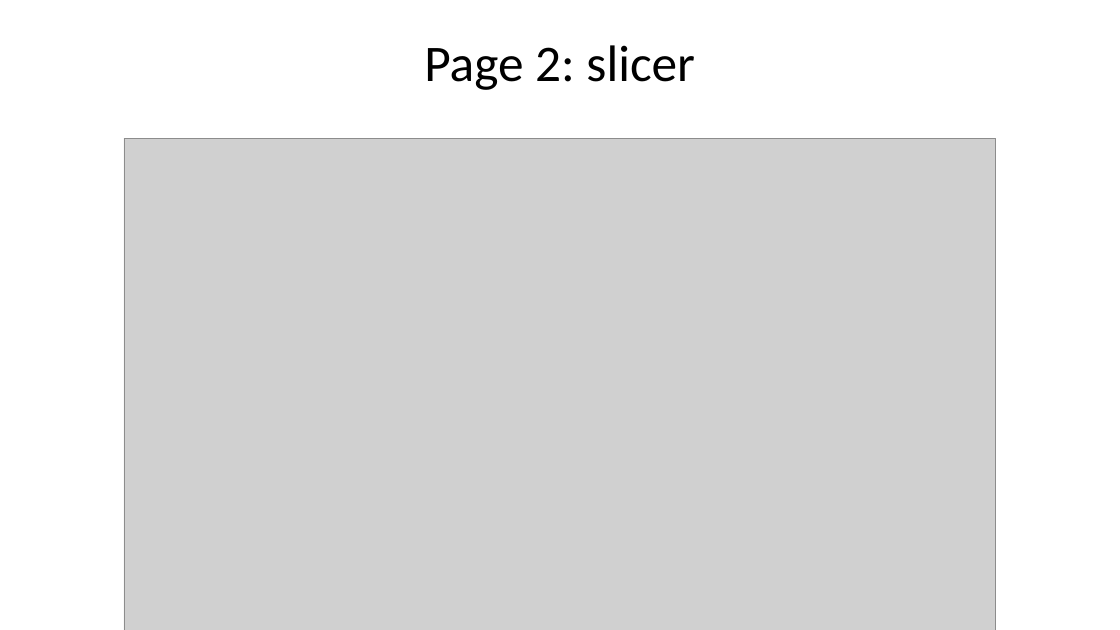
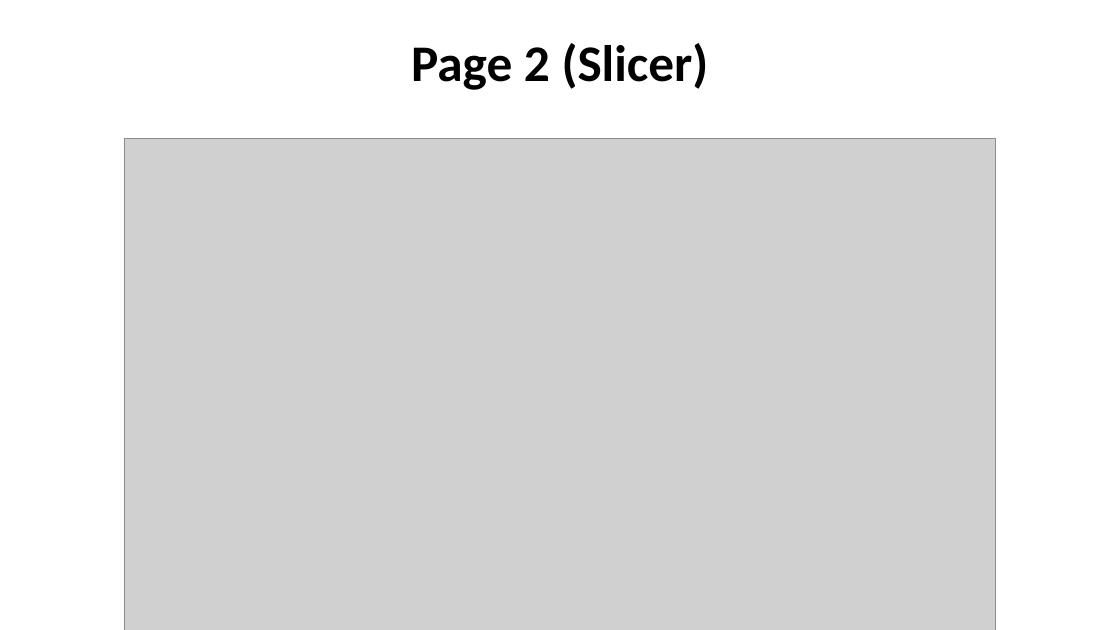
Before and after one commit to kimteespk/DADS5001-Data-Analytics-and-Data-Science-Tools-and-Programming, a slide deck: slide 15 of 12-PowerBI/DSTools-Power-BI.pptx. Drawn at 1120x630 pixels with LibreOffice and Linux fonts; fonts in the diff are those of the drawing; grey boxes stand for pictures. Boxes give left, top, right and bottom in pixels: in the first picture for what was removed or moved away, otherwise in the second. Text is boxed around its words. In the diff, an @@ line names an element or a change of style, - is before the commit and + after.

```diff
--- a/12-PowerBI/DSTools-Power-BI.pptx
+++ b/12-PowerBI/DSTools-Power-BI.pptx
@@ text at box(411, 43, 709, 90): text changed; bold on @@
-Page 2: slicer
+Page 2 (Slicer)
```
Also in this commit, not shown: 6 other slides changed, 1 slide added, 1 slide removed, 1 other file.
